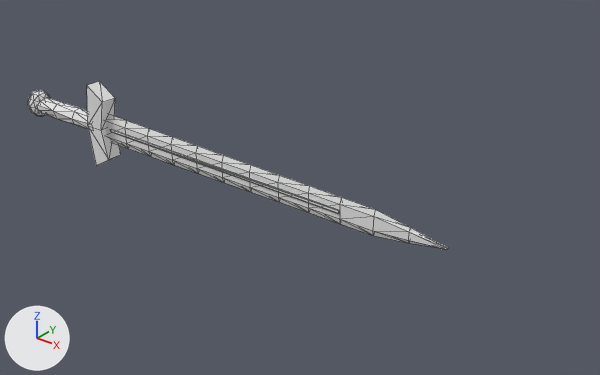
Before and after pictures for a commit that changed the OBJ model Assets/models/weapons/sword_arcsteel/sword_arcsteel.obj.
Before and after are seen from a 50 mm lens placed at (1.404, -0.901, 0.573), pointed at (0.641, 0.053, -0.018). Arrows for +X, +Y and +Z are at lower left; the lights stay in place. The older version comes first. Mesh edges are drawn as thin lines. Where no turn or scale is listed for an object, it has been applied to the vertices. Vertices at exactly the same position are counted once.

In view in the first picture: 'sword_arcsteel'.
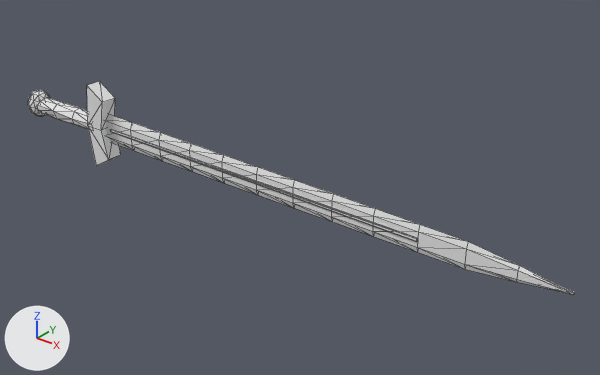
Changed parts and their boxes (x1, y1, x2, y2) in the pictures (600 x 375 px; the box of a moved part takes in the faces that stretch with it):
'sword_arcsteel', reshaped (30% wider, 27% taller): before (28, 81, 448, 249); after (28, 81, 575, 295)
part 1 of me_sword_arcsteel, moved or reshaped: before (106, 115, 448, 249); after (106, 115, 575, 295)
part 2 of me_sword_arcsteel, moved or reshaped: before (110, 129, 339, 214); after (110, 129, 417, 242)

The change in detail:
me_sword_arcsteel is used by ob_sword_arcsteel; location (0.0, 0.0, 0.0).
Before the commit, vertices of me_sword_arcsteel: 165 (0.762, -0.004, -0.002) at pixel (339, 213), 166 (0.762, -0.006, -0.002) at pixel (338, 213), 168 (0.762, -0.006, 0.002) at pixel (338, 210), 169 (0.762, -0.004, 0.002) at pixel (339, 210), 173 (0.762, 0.006, -0.002).
Before the commit, vertices of me_sword_arcsteel: 174 (0.762, 0.004, -0.002), 176 (0.762, 0.004, 0.002), 177 (0.762, 0.006, 0.002).
me_sword_arcsteel had 179 vertices, 330 faces and spanned x 0.0..0.942, y -0.024..0.024, z -0.081..0.081.
me_sword_arcsteel now has 179 vertices, 330 faces and spans x 0.0..1.122, y -0.024..0.024, z -0.081..0.081.
me_sword_arcsteel part 1: the loose piece of 79 vertices spanning x 0.222..0.942, y -0.005..0.005, z -0.029..0.029 is scaled about its middle by (1.25, 1, 1), then moved by (0.09, 0.0, 0.0).
Part 2, on me_sword_arcsteel:
Vertices 165, 166, 168, 169, 173, 174, 176, 177 of me_sword_arcsteel move by (0.135, 0.0, 0.0).
